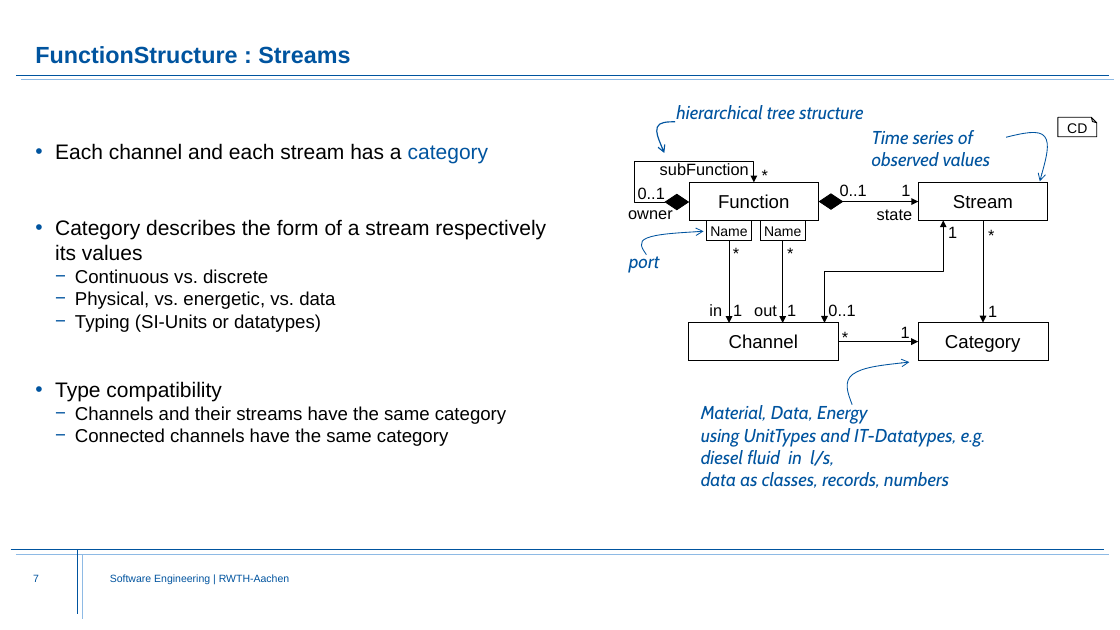
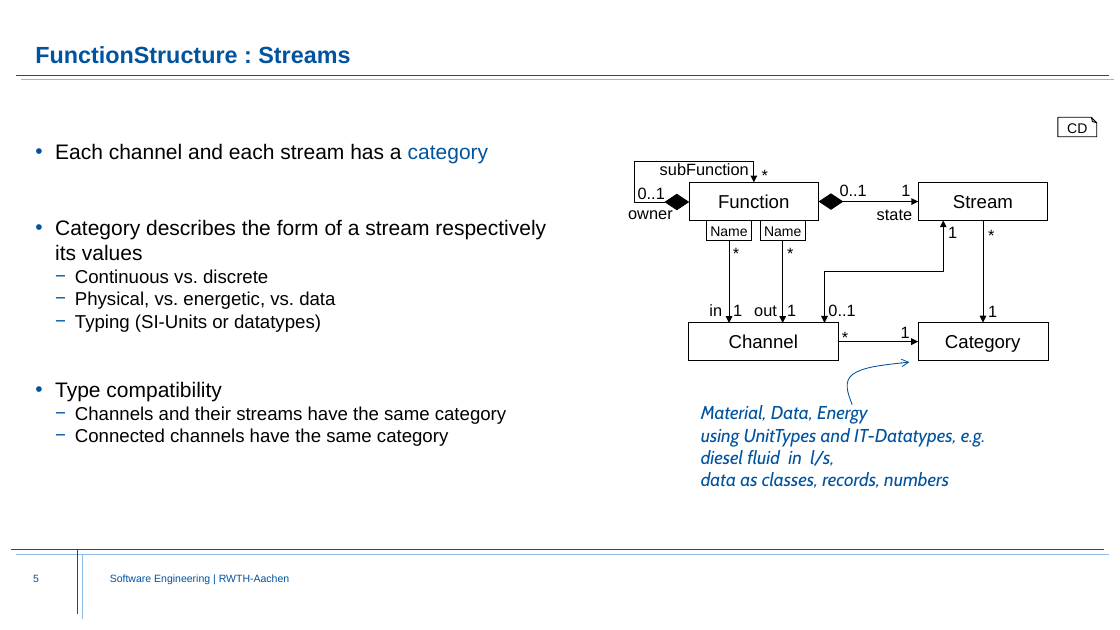
Before and after one commit to Fishi2402/montigem, a slide deck: slide 5 of products/syse_functions/doc/FunctionStructure.Explanation.pptx (slide 7 before the commit). Drawn at 1120x630 pixels with LibreOffice and Linux fonts; fonts in the diff are those of the drawing; background and template pictures are left out. Boxes give left, top, right and bottom in pixels: in the first picture for what was removed or moved away, otherwise in the second. Text is boxed around its words. In the diff, an @@ line names an element or a change of style, - is before the commit and + after.

```diff
--- a/products/syse_functions/doc/FunctionStructure.Explanation.pptx
+++ b/products/syse_functions/doc/FunctionStructure.Explanation.pptx
@@ text removed at (676,105,863,120) @@
-hierarchical tree structure
@@ freeform shape removed at (657,122,676,153) @@
@@ text removed at (872,130,990,166) @@
-Time series of
-observed values
@@ freeform shape removed at (1007,133,1048,181) @@
@@ freeform shape removed at (642,231,704,255) @@
@@ text removed at (629,253,660,273) @@
-port
@@ page number at (33,574,39,582): text changed @@
-7
+5
```
Also in this commit, not shown: 4 other slides changed, 2 slides removed.
